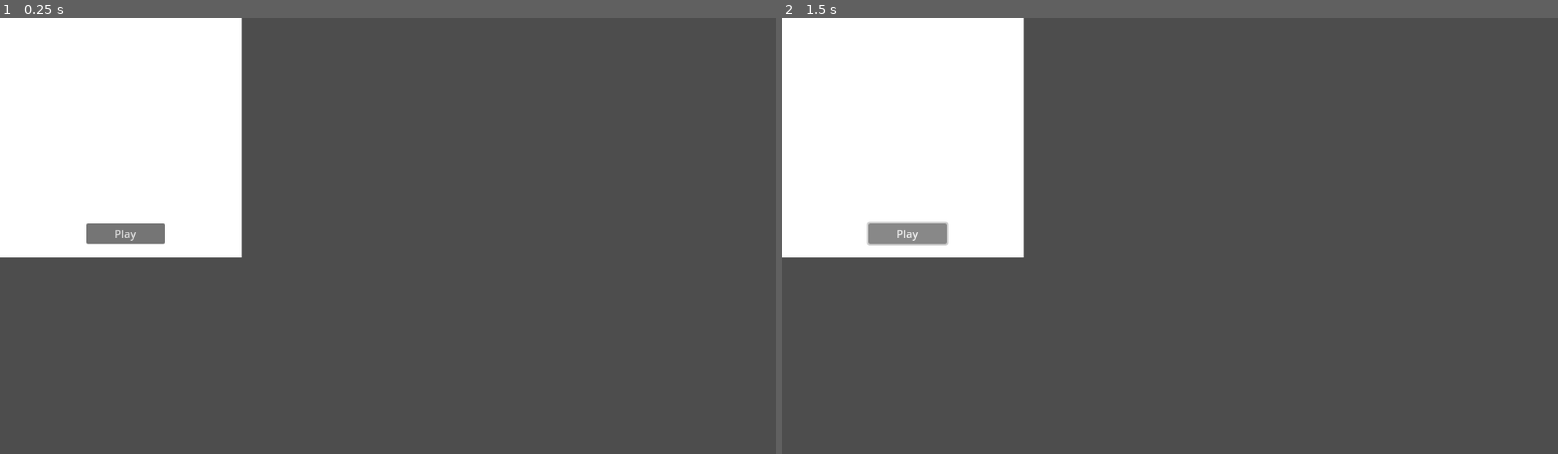
Above: before the commit, frames 1-2 (left to right).
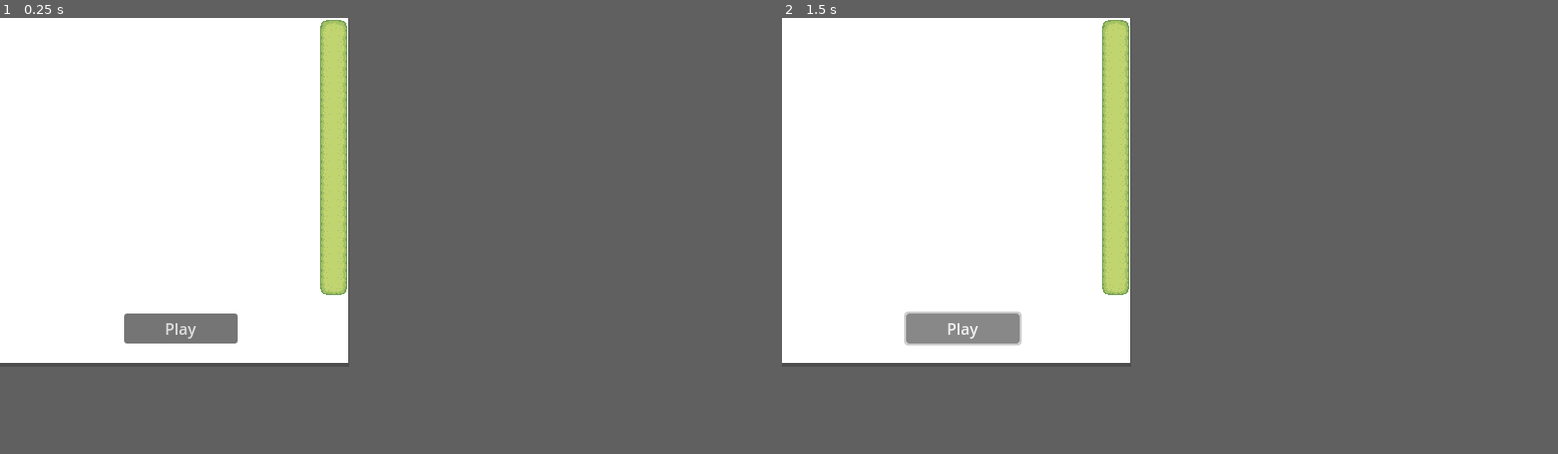
Above: after the commit, the same moments.

Repository: thiagoalgo/bordless-farm
Game: Godot game, scene res://scenes/scn_main.tscn
The game is run twice, just before and just after one commit, with the same random seed, the same clock (stepped at 60 frames per second) and the same inputs.
Inputs:
- Up to frame 1 (0.25 s): no input
- Up to frame 2 (1.5 s): click "Play" at 0.5 s; click "Play" at 1.25 s
In our replay, the window is 800x450 before the commit and 360x360 after it. These sizes can differ from the game's own. Grey fills any space a smaller window leaves; there, only what the larger window draws over its background counts as a difference.

The runs differ from the first frame. In frame 1, 19% of the frame differs, in the area x 0-45%, y 0-80%; in frame 2, 19%.

Commit message:
Update window settings and add level initialization
Changed window configuration to borderless and transparent with fixed viewport size. Added SubViewportContainer and SubViewport to main scene. Updated menu scene layout modes. Refactored scn_level.gd to separate map creation from window creation and added debug output. In scn_main.gd, added open_level() to initialize the level scene and adjusted window flags for improved transparency and mouse passthrough.

Diff:
--- a/project.godot
+++ b/project.godot
@@ -16,8 +16,11 @@
 
 [display]
 
-window/stretch/mode="viewport"
-window/stretch/aspect="expand"
+window/size/viewport_width=360
+window/size/viewport_height=360
+window/size/borderless=true
+window/size/transparent=true
+window/stretch/aspect="ignore"
 window/per_pixel_transparency/allowed=true
 
 [rendering]
--- a/scenes/scn_main.tscn
+++ b/scenes/scn_main.tscn
@@ -4,3 +4,13 @@
 
 [node name="ScnMain" type="Node2D"]
 script = ExtResource("1_k3nu0")
+
+[node name="SubViewportContainer" type="SubViewportContainer" parent="."]
+offset_right = 40.0
+offset_bottom = 40.0
+
+[node name="SubViewport" type="SubViewport" parent="SubViewportContainer"]
+transparent_bg = true
+handle_input_locally = false
+size = Vector2i(800, 600)
+render_target_update_mode = 4
--- a/scenes/scn_menu.tscn
+++ b/scenes/scn_menu.tscn
@@ -5,10 +5,12 @@
 anchors_preset = 0
 
 [node name="ColorRect" type="ColorRect" parent="."]
+layout_mode = 0
 offset_right = 359.0
 offset_bottom = 356.0
 
 [node name="Btn Play" type="Button" parent="."]
+layout_mode = 0
 offset_left = 128.0
 offset_top = 305.0
 offset_right = 245.0
--- a/scripts/scn_level.gd
+++ b/scripts/scn_level.gd
@@ -33,10 +33,10 @@
 
 func _init() -> void:
 	#### For Test
-	#win_side = GameWindowSide.SOUTH
-	#win_side = GameWindowSide.NORTH
+	#map.side = GameWindowSide.SOUTH
+	#map.side = GameWindowSide.NORTH
 	map.side = GameWindowSide.EAST
-	#win_side = GameWindowSide.WEST
+	#map.side = GameWindowSide.WEST
 
 	map.margin.top = 0
 	map.margin.bottom = 70
@@ -50,7 +50,9 @@
 	calc_win_size()
 	generate_map()
 	calc_win_pos()
-	create_window()
+	#create_window()
+	create_map()
+	print("")
 
 
 func calc_win_size() -> void:
@@ -83,10 +85,15 @@
 			map.pos.x = 0
 			map.pos.y = screen_size.y - map.size.y - map.margin.bottom
 
+func create_map() -> void:
+	position = map.pos
+	print(position)
 
-func create_window() -> void:
-	DisplayServer.window_set_size(map.size)
-	DisplayServer.window_set_position(map.pos)
+
+
+#func create_window() -> void:
+	#DisplayServer.window_set_size(map.size)
+	#DisplayServer.window_set_position(map.pos)
 
 
 func generate_map() -> void:
--- a/scripts/scn_main.gd
+++ b/scripts/scn_main.gd
@@ -11,6 +11,7 @@
 func _ready() -> void:
 	init_win()
 	open_menu()
+	open_level()
 
 
 func _process(delta: float) -> void:
@@ -19,10 +20,12 @@
 
 func  init_win() -> void:
 	DisplayServer.window_set_flag(DisplayServer.WINDOW_FLAG_TRANSPARENT, true)
-	DisplayServer.window_set_flag(DisplayServer.WINDOW_FLAG_ALWAYS_ON_TOP, true)
+	#DisplayServer.window_set_flag(DisplayServer.WINDOW_FLAG_ALWAYS_ON_TOP, true)
 	DisplayServer.window_set_flag(DisplayServer.WINDOW_FLAG_BORDERLESS, true)
+	DisplayServer.window_set_mouse_passthrough(PackedVector2Array([Vector2(0, 0)]), true)
 	DisplayServer.window_set_position(Vector2i(0, 0))
 	DisplayServer.window_set_size(screen_size)
+	pass
 
 
 func open_menu() -> void:
@@ -30,3 +33,10 @@
 
 	scn_menu_instance = scn_menu.instantiate()
 	add_child(scn_menu_instance)
+
+
+func open_level() -> void:
+	if scn_level_instance: return
+
+	scn_level_instance = scn_level.instantiate()
+	add_child(scn_level_instance)
